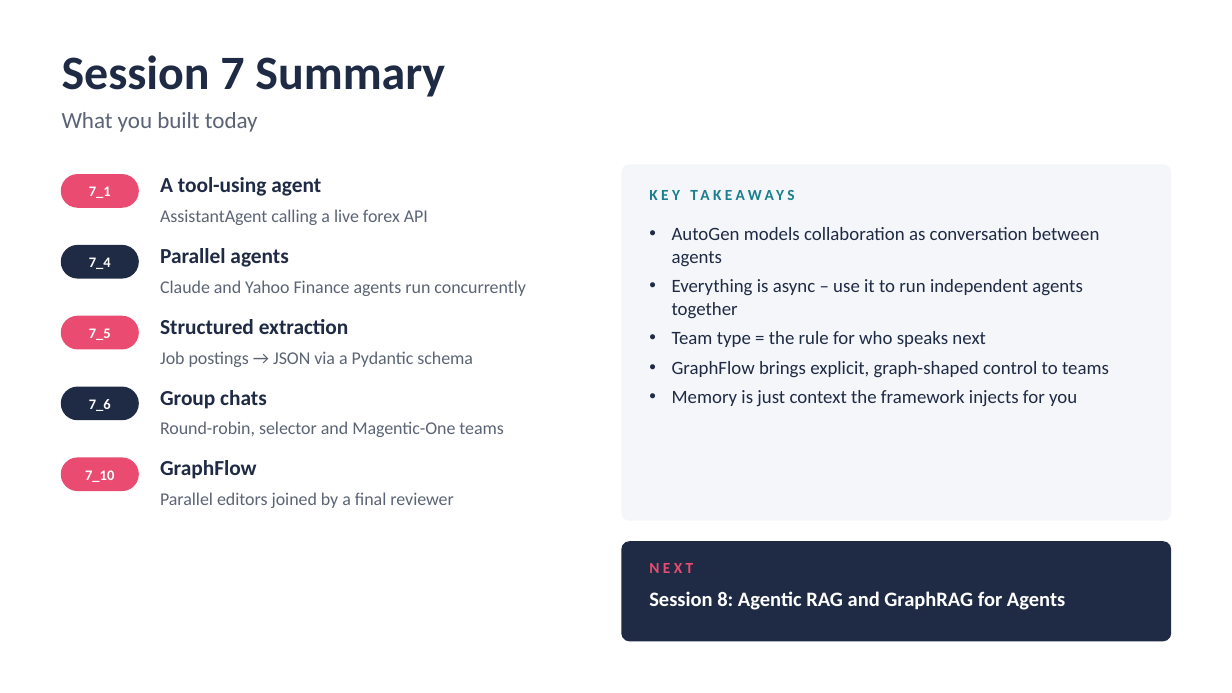
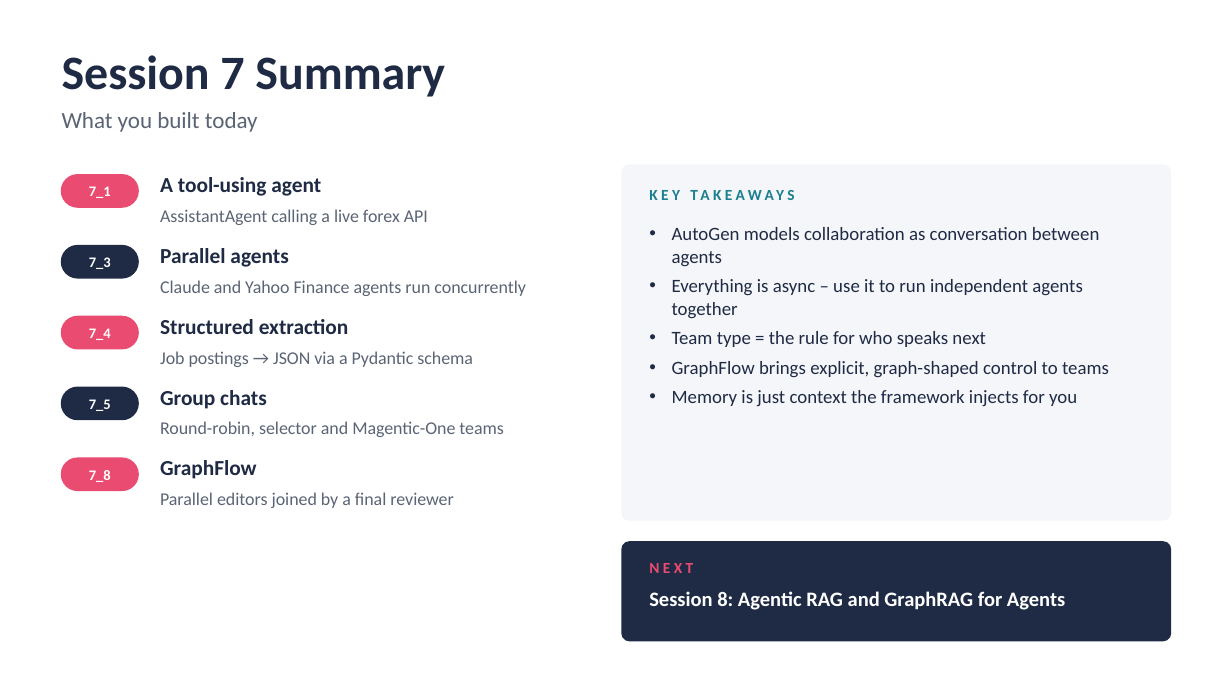
Before and after one commit to atulkahatecdac/agenticai, a slide deck: slide 109 of 16_PGP-Agentic/PGP_Agentic_AI.pptx. Drawn at 1232x693 pixels with LibreOffice and Linux fonts; fonts in the diff are those of the drawing. Boxes give left, top, right and bottom in pixels: in the first picture for what was removed or moved away, otherwise in the second. Text is boxed around its words. In the diff, an @@ line names an element or a change of style, - is before the commit and + after.

```diff
--- a/16_PGP-Agentic/PGP_Agentic_AI.pptx
+++ b/16_PGP-Agentic/PGP_Agentic_AI.pptx
@@ text at <box>89,257,111,269</box>: text changed @@
-7_4
+7_3
@@ text at <box>89,328,111,340</box>: text changed @@
-7_5
+7_4
@@ text at <box>89,399,111,411</box>: text changed @@
-7_6
+7_5
@@ text at <box>89,470,111,482</box>: text changed @@
-7_10
+7_8
```
Also in this commit, not shown: 9 other slides changed, 16 other files.
